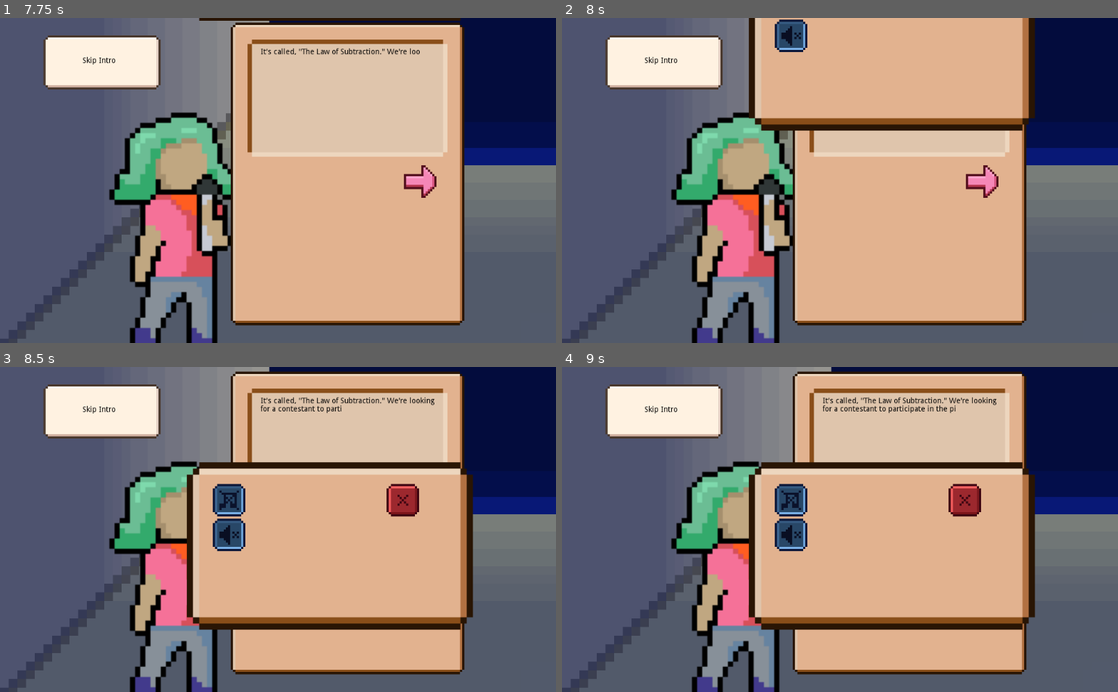
Above: before the commit, frames 1-4 (two rows, left to right).
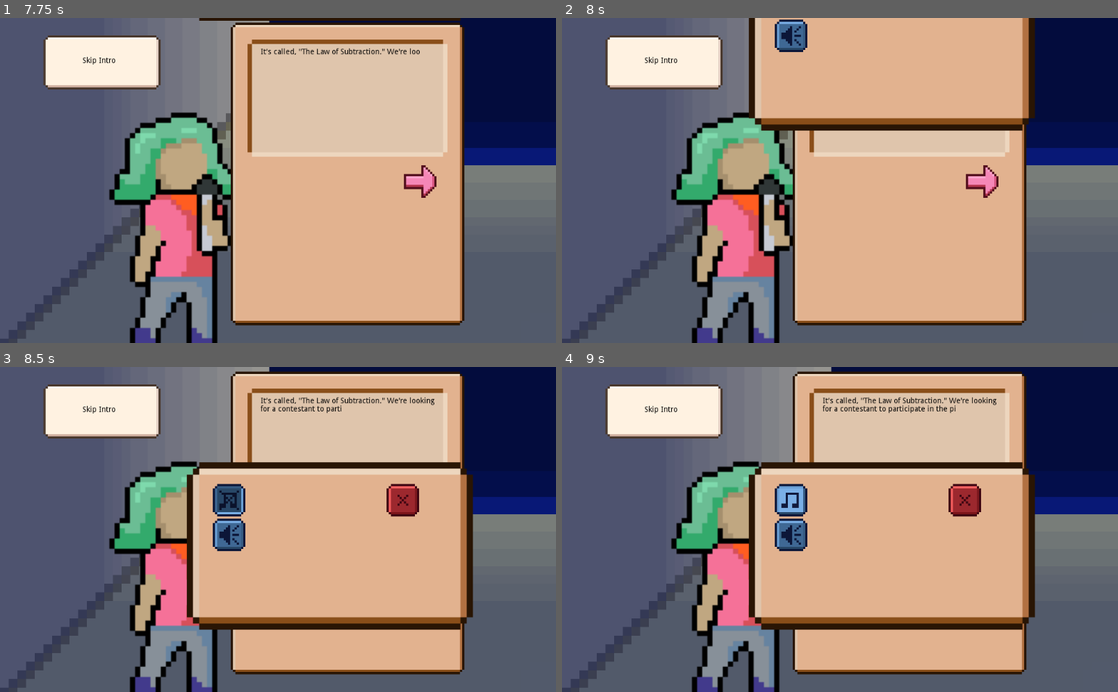
Above: after the commit, the same moments.

Repository: Clover10123/Subtraction
Game: Godot game, scene res://Scenes/MainScene.tscn
Two runs of this game, one before a commit and one after it. Both use one fixed random seed, a clock stepped at 60 frames per second and the inputs below.
Inputs (mouse positions are in pixels of both pictures, inside the frame that each line leads up to):
- Up to frame 1 (7.75 s): move the mouse to (400, 164) at 0.52 s; press the mouse at (400, 164) at 0.53 s; release the mouse at (400, 164) at 1.25 s; click (283, 297) at 1.25 s; click "Skip Intro" at 2 s; click "Skip Intro" at 2.75 s; click "Skip Intro" at 3.5 s; tap Enter at 4.25, 7.25 s; move the mouse to (166, 196) at 4.27 s; click (166, 196) at 4.35 s; move the mouse to (333, 109) at 5.02 s; press the mouse at (333, 109) at 5.03 s; release the mouse at (333, 109) at 5.75 s; click (422, 180) at 5.75 s; tap Space at 6.5 s; move the mouse to (250, 245) at 6.52 s; click (250, 245) at 6.6 s; move the mouse to (444, 229) at 7.27 s; press the mouse at (444, 229) at 7.28 s
- Up to frame 2 (8 s): tap Tab (settings) at 7.9 s
- Up to frame 3 (8.5 s): release the mouse at (444, 578) at 8 s; click (227, 386) at 8.02 s
- Up to frame 4 (9 s): click (789, 500) at 8.77 s

Frame 1 is identical in both runs. In frame 2, 0.4% of the frame differs, in the area x 38-44%, y 1-10%; in frame 3, 0.4%; in frame 4, 0.7%, in the area x 38-44%, y 36-56%.

Commit message:
Mute sound and music

Diff:
--- a/Scenes/GameScene.tscn
+++ b/Scenes/GameScene.tscn
@@ -240,24 +240,30 @@
 [node name="GameShowMusic" type="AudioStreamPlayer" parent="."]
 stream = ExtResource( 12 )
 autoplay = true
+bus = "Music"
 
 [node name="SelectPlayer" type="AudioStreamPlayer" parent="."]
 stream = ExtResource( 15 )
+bus = "SFX"
 
 [node name="HoverPlayer" type="AudioStreamPlayer" parent="."]
 stream = ExtResource( 13 )
+bus = "SFX"
 
 [node name="HostAudio" type="AudioStreamPlayer" parent="."]
 stream = ExtResource( 14 )
+bus = "SFX"
 
 [node name="SpeedDatingScene" parent="." instance=ExtResource( 16 )]
 visible = false
 
 [node name="SpeedDateMusic" type="AudioStreamPlayer2D" parent="."]
 stream = ExtResource( 17 )
+bus = "Music"
 
 [node name="ElimSound" type="AudioStreamPlayer" parent="."]
 stream = ExtResource( 18 )
+bus = "SFX"
 
 [node name="WinScreen" type="TextureRect" parent="."]
 visible = false
--- a/Scenes/IntroScene.tscn
+++ b/Scenes/IntroScene.tscn
@@ -266,12 +266,15 @@
 
 [node name="HostVoicePlayer" type="AudioStreamPlayer" parent="."]
 stream = ExtResource( 19 )
+bus = "SFX"
 
 [node name="SelectPlayer" type="AudioStreamPlayer" parent="."]
 stream = ExtResource( 21 )
+bus = "SFX"
 
 [node name="ConfirmPlayer" type="AudioStreamPlayer" parent="."]
 stream = ExtResource( 20 )
+bus = "SFX"
 
 [connection signal="pressed" from="IntroDialoguePanel/YesButton" to="." method="_on_YesButton_pressed"]
 [connection signal="pressed" from="IntroDialoguePanel/ProceedTextButton" to="." method="_on_ProceedTextButton_pressed"]
--- a/Scenes/MainScene.tscn
+++ b/Scenes/MainScene.tscn
@@ -133,9 +133,11 @@
 [node name="MenuMusicPlayer" type="AudioStreamPlayer" parent="."]
 stream = ExtResource( 10 )
 autoplay = true
+bus = "Music"
 
 [node name="ConfirmAudioPlayer" type="AudioStreamPlayer" parent="."]
 stream = ExtResource( 11 )
+bus = "SFX"
 
 [connection signal="pressed" from="ButtonPanel/PlayButton" to="." method="_on_PlayButton_pressed"]
 [connection signal="timeout" from="Timer" to="." method="_on_Timer_timeout"]
--- a/Scenes/Scripts/SettingsMenu.gd
+++ b/Scenes/Scripts/SettingsMenu.gd
@@ -2,7 +2,8 @@
 onready var animator = $AnimationPlayer
 var quitprompt = false
 var settingsopen = false
-
+var music = true
+var sound = true
 
 func _ready():
 	animator.play("default")
@@ -50,3 +51,12 @@
 
 func _on_CancelQuit_mouse_entered():
 	$HoverPlayer.play()
+
+func _on_MusicButton_toggled(button_pressed):
+	$SelectPlayer.play()
+	AudioServer.set_bus_mute(AudioServer.get_bus_index("Music"), button_pressed)
+
+
+func _on_SoundButton_toggled(button_pressed):
+	AudioServer.set_bus_mute(AudioServer.get_bus_index("SFX"), button_pressed)
+	$SelectPlayer.play()
--- a/Scenes/SettingsMenu.tscn
+++ b/Scenes/SettingsMenu.tscn
@@ -123,19 +123,21 @@
 margin_top = 40.0
 margin_right = 108.0
 margin_bottom = 100.0
-disabled = true
 toggle_mode = true
 texture_normal = ExtResource( 11 )
 texture_pressed = ExtResource( 9 )
 texture_hover = ExtResource( 10 )
 texture_disabled = ExtResource( 9 )
+__meta__ = {
+"_edit_use_anchors_": false
+}
 
 [node name="SoundButton" type="TextureButton" parent="SettingsPanel"]
 margin_left = 48.0
 margin_top = 104.0
 margin_right = 108.0
 margin_bottom = 164.0
-disabled = true
+toggle_mode = true
 texture_normal = ExtResource( 5 )
 texture_pressed = ExtResource( 4 )
 texture_hover = ExtResource( 3 )
@@ -199,13 +201,20 @@
 
 [node name="HoverPlayer" type="AudioStreamPlayer" parent="."]
 stream = ExtResource( 17 )
+bus = "SFX"
 
 [node name="SelectPlayer" type="AudioStreamPlayer" parent="."]
 stream = ExtResource( 18 )
+bus = "SFX"
 
 [node name="ConfirmPlayer" type="AudioStreamPlayer" parent="."]
 stream = ExtResource( 16 )
-
+bus = "SFX"
+
+[connection signal="pressed" from="SettingsPanel/MusicButton" to="." method="_on_MusicButton_pressed"]
+[connection signal="toggled" from="SettingsPanel/MusicButton" to="." method="_on_MusicButton_toggled"]
+[connection signal="pressed" from="SettingsPanel/SoundButton" to="." method="_on_SoundButton_pressed"]
+[connection signal="toggled" from="SettingsPanel/SoundButton" to="." method="_on_SoundButton_toggled"]
 [connection signal="pressed" from="SettingsPanel/QuitButton" to="." method="_on_QuitButton_pressed"]
 [connection signal="mouse_entered" from="QuitSign/ConfirmQuit" to="." method="_on_ConfirmQuit_mouse_entered"]
 [connection signal="pressed" from="QuitSign/ConfirmQuit" to="." method="_on_ConfirmQuit_pressed"]
--- a/Scenes/SpeedDatingScene.tscn
+++ b/Scenes/SpeedDatingScene.tscn
@@ -140,9 +140,11 @@
 
 [node name="SelectPlayer" type="AudioStreamPlayer2D" parent="."]
 stream = ExtResource( 8 )
+bus = "SFX"
 
 [node name="HoverPlayer" type="AudioStreamPlayer2D" parent="."]
 stream = ExtResource( 9 )
+bus = "SFX"
 
 [node name="LossScreen" type="TextureRect" parent="."]
 visible = false
--- /dev/null
+++ b/default_bus_layout.tres
@@ -0,0 +1,16 @@
+[gd_resource type="AudioBusLayout" format=2]
+
+[resource]
+bus/0/volume_db = -4.24723
+bus/1/name = "SFX"
+bus/1/solo = false
+bus/1/mute = false
+bus/1/bypass_fx = false
+bus/1/volume_db = 0.0
+bus/1/send = "Master"
+bus/2/name = "Music"
+bus/2/solo = false
+bus/2/mute = false
+bus/2/bypass_fx = false
+bus/2/volume_db = 0.0
+bus/2/send = "Master"
